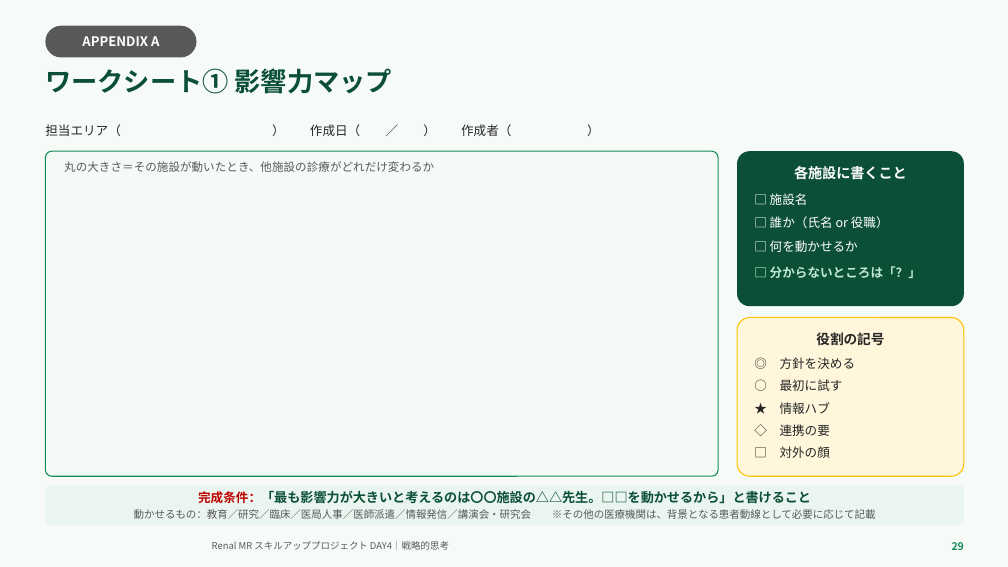
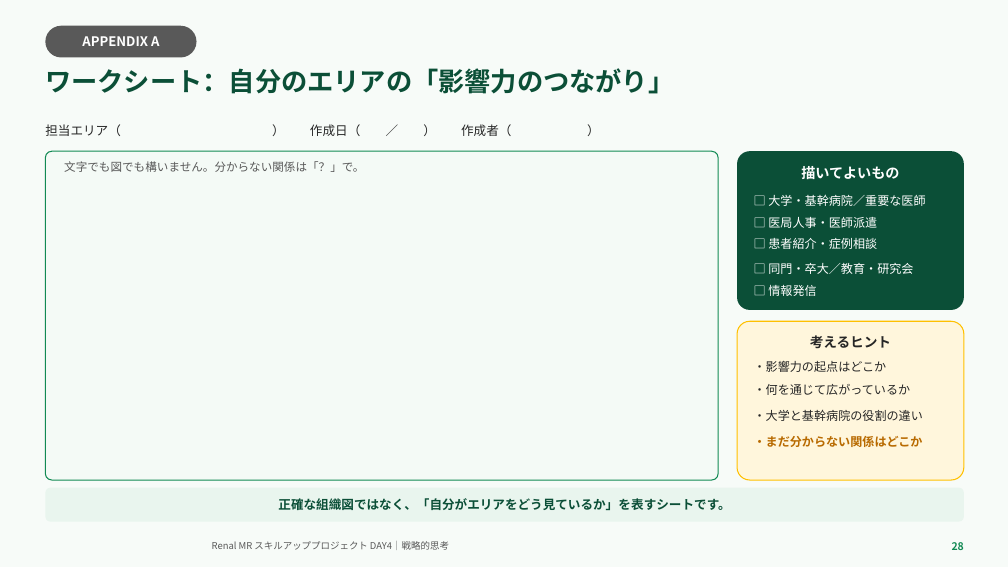
Before and after one commit to TAKUYA-1187/Claude, a slide deck: slide 28 of novartis_training/DAY4_ちょっと分かるだけで世界が変わる.pptx (slide 29 before the commit). Drawn at 1008x567 pixels with LibreOffice and Linux fonts; fonts in the diff are those of the drawing; background and template pictures are left out. Boxes give left, top, right and bottom in pixels: in the first picture for what was removed or moved away, otherwise in the second. Text is boxed around its words. In the diff, an @@ line names an element or a change of style, - is before the commit and + after.

```diff
--- a/novartis_training/DAY4_ちょっと分かるだけで世界が変わる.pptx
+++ b/novartis_training/DAY4_ちょっと分かるだけで世界が変わる.pptx
@@ text at (x1=45, y1=68, x2=674, y2=94): text changed @@
-ワークシート① 影響力マップ
+ワークシート：自分のエリアの「影響力のつながり」
@@ rounded rectangle resized from (x1=45, y1=151, x2=718, y2=476) to (x1=45, y1=151, x2=718, y2=480) @@
@@ text at (x1=64, y1=161, x2=364, y2=172): text changed @@
-丸の大きさ＝その施設が動いたとき、他施設の診療がどれだけ変わるか
+文字でも図でも構いません。分からない関係は「？」で。
@@ rounded rectangle "描いてよいもの" resized from (x1=737, y1=151, x2=964, y2=306) to (x1=737, y1=151, x2=964, y2=310) @@
@@ text in rounded rectangle at (x1=768, y1=166, x2=925, y2=296): text changed; size 12 to 11.5 pt @@
-各施設に書くこと
-□ 施設名
-□ 誰か（氏名 or 役職）
-□ 何を動かせるか
-□ 分からないところは「？」
+描いてよいもの
+□ 大学・基幹病院／重要な医師
+□ 医局人事・医師派遣
+□ 患者紹介・症例相談
+□ 同門・卒大／教育・研究会
+□ 情報発信
@@ rounded rectangle "考えるヒント" moved from (x1=737, y1=318, x2=964, y2=476) to (x1=737, y1=321, x2=964, y2=480) @@
@@ text in rounded rectangle at (x1=754, y1=335, x2=923, y2=447): text changed; size 12 to 11.5 pt @@
-役割の記号
-◎ 方針を決める
-○ 最初に試す
-★ 情報ハブ
-◇ 連携の要
-□ 対外の顔
+考えるヒント
+・影響力の起点はどこか
+・何を通じて広がっているか
+・大学と基幹病院の役割の違い
+・まだ分からない関係はどこか
@@ rounded rectangle "正確な組織図ではなく、「自分がエリアをどう見ているか」を表すシートです。" at (x1=45, y1=488, x2=964, y2=522): proportions changed @@
@@ text in rounded rectangle at (x1=278, y1=498, x2=730, y2=510): text changed; size 10 to 12 pt; text colour #595959 to #0B4F37; bold on @@
-完成条件：「最も影響力が大きいと考えるのは〇〇施設の△△先生。□□を動かせるから」と書けること
-動かせるもの：教育／研究／臨床／医局人事／医師派遣／情報発信／講演会・研究会 ※その他の医療機関は、背景となる患者動線として必要に応じて記載
+正確な組織図ではなく、「自分がエリアをどう見ているか」を表すシートです。
```
Also in this commit, not shown: 24 other slides changed, 5 slides added, 4 slides removed, 2 other files.
